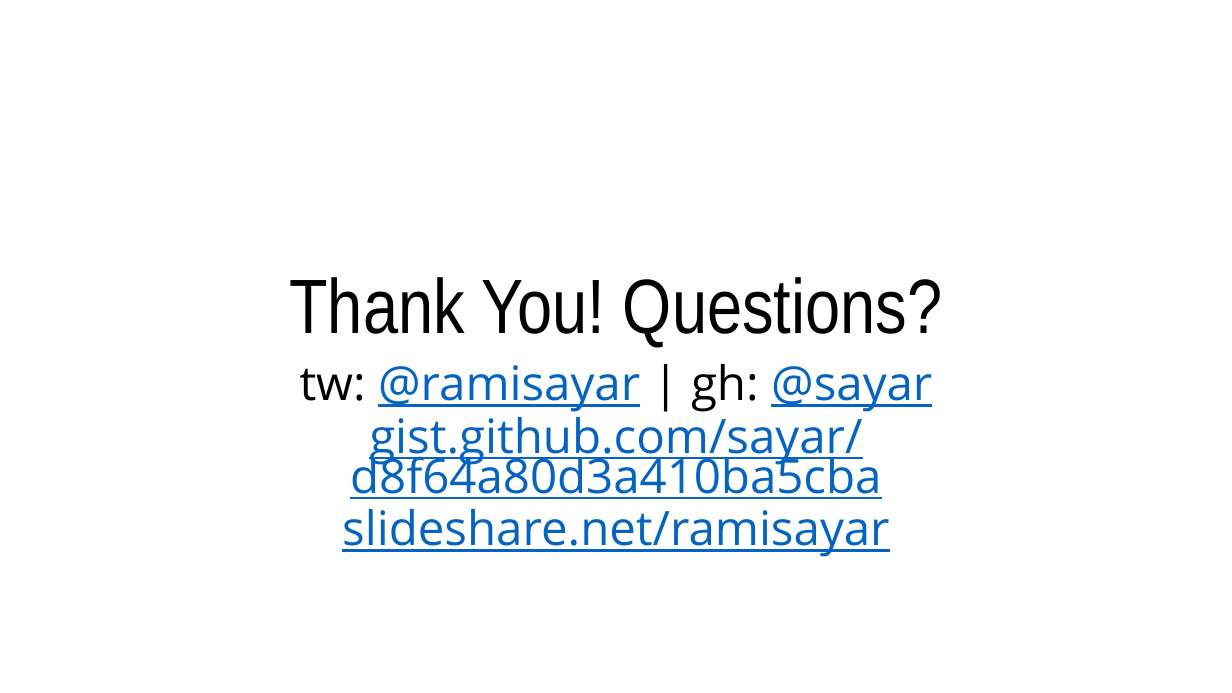
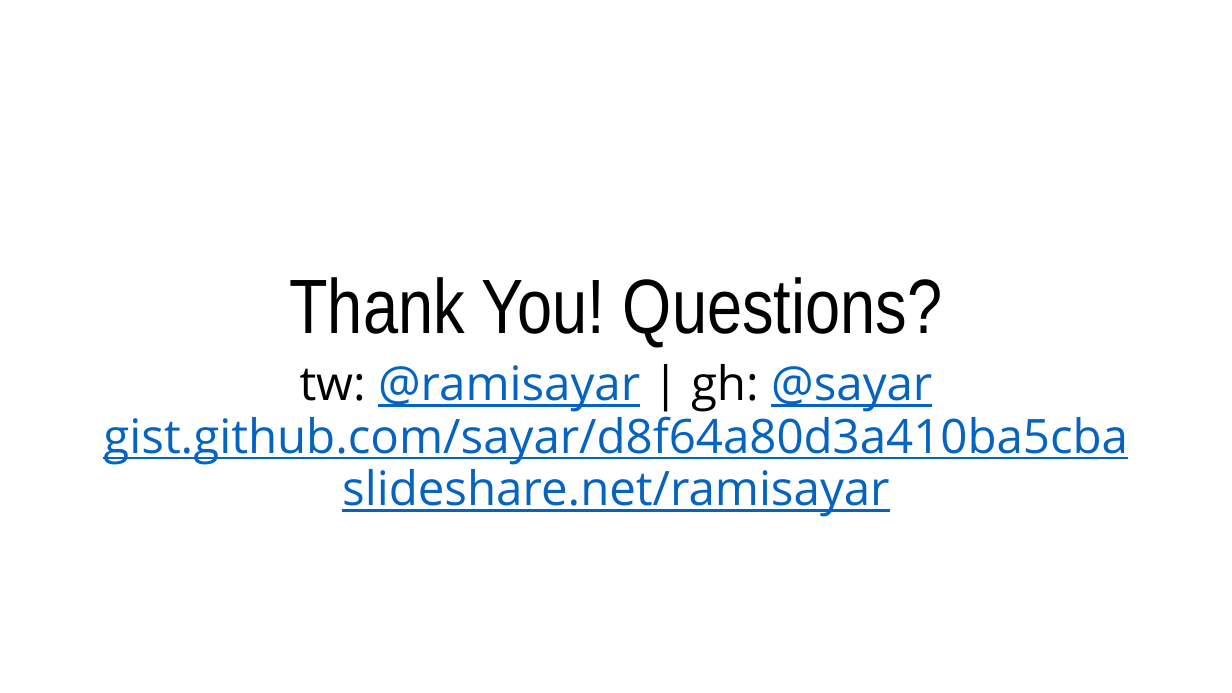
Before and after one commit to sayar/fullstack-training-kit, a slide deck: slide 52 of decks/1 - Keynote.pptx. Drawn at 1232x693 pixels with LibreOffice and Linux fonts; fonts in the diff are those of the drawing. Boxes give left, top, right and bottom in pixels: in the first picture for what was removed or moved away, otherwise in the second. Text is boxed around its words. In the diff, an @@ line names an element or a change of style, - is before the commit and + after.

```diff
--- a/decks/1 - Keynote.pptx
+++ b/decks/1 - Keynote.pptx
@@ subtitle "tw: @ramisayar | gh: @sayar" rewrapped from [300, 364, 932, 557] to [103, 364, 1128, 517] @@
```
Also in this commit, not shown: 1 other slide changed, 2 other files.
